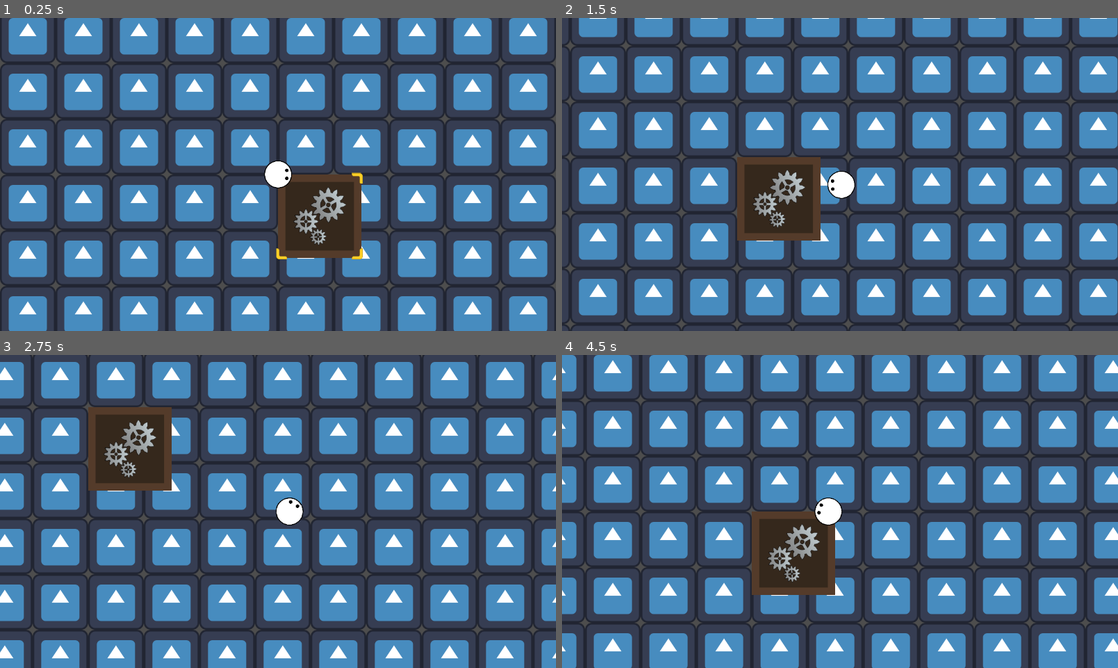
Above: before the commit, frames 1-4 (two rows, left to right).
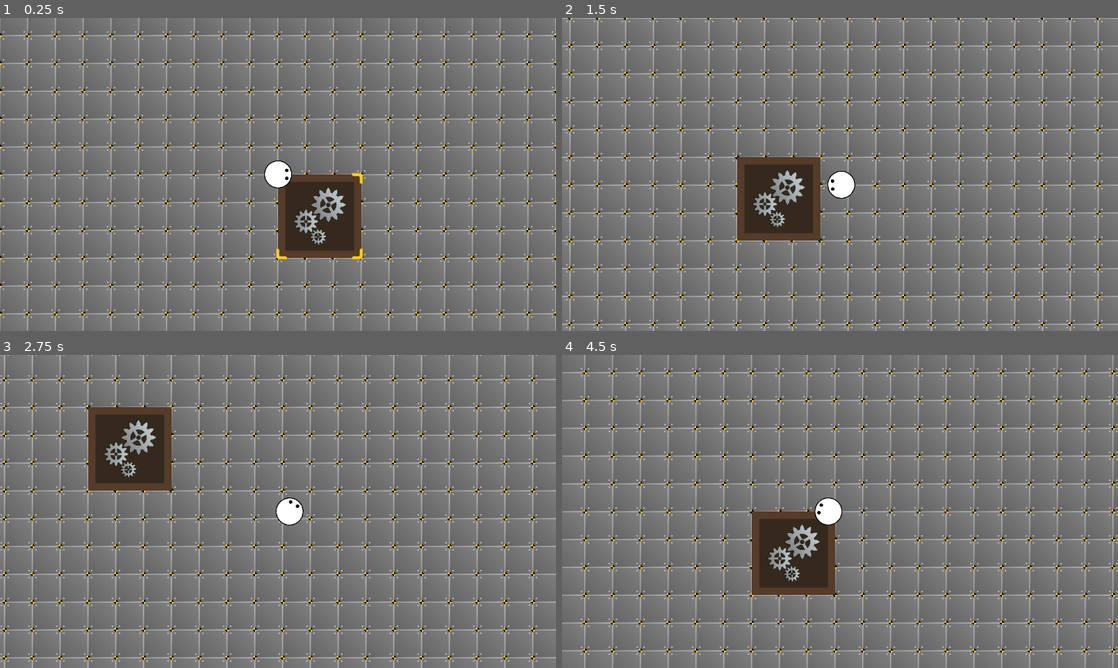
Above: after the commit, the same moments.

Repository: TrueSunGaming/industrial-revolution-proto-3
Game: Godot game, scene res://scenes/main/Main.tscn
Same seed, same stepped clock (60 frames per second), same inputs: the game is played once before the commit and once after it. The engine's default icon, where the game draws it, is replaced by a stand-in: a white triangle on a blue panel in a dark square.
Inputs (mouse positions are in pixels of both pictures, inside the frame that each line leads up to):
- Up to frame 1 (0.25 s): no input
- Up to frame 2 (1.5 s): tap Enter at 0.5 s; move the mouse to (962, 158) at 0.52 s; hold D (move_right) 0.53-1.28 s; move the mouse to (728, 190) at 1.27 s; hold S (move_down) from 1.28 s (still down)
- Up to frame 3 (2.75 s): move the mouse to (333, 442) at 2.02 s; release S (move_down) at 2.03 s; hold D (move_right) from 2.03 s (still down)
- Up to frame 4 (4.5 s): move the mouse to (812, 574) at 2.77 s; release D (move_right) at 2.78 s; hold W (move_up) 2.78-3.53 s; move the mouse to (1006, 558) at 3.52 s; hold A (move_left) from 3.53 s (still down); move the mouse to (673, 464) at 4.27 s

The runs differ from the first frame. In frame 1, 96% of the frame differs, in the area x 0-100%, y 0-100%; in frame 2, 96%; in frame 3, 96%; in frame 4, 96%.

Commit message:
feat: add factory floor texture

Diff:
--- a/scenes/environment/factory/Factory.tscn
+++ b/scenes/environment/factory/Factory.tscn
@@ -4,7 +4,7 @@
 [ext_resource type="TileSet" uid="uid://vmcuko3hbw3y" path="res://scenes/environment/factory/tiles/tileset.tres" id="1_y8wbq"]
 [ext_resource type="Script" uid="uid://caa37c2ydxkob" path="res://scripts/tiles/LargeTileMap.gd" id="2_66b7p"]
 [ext_resource type="Script" uid="uid://co0ur7wkw7tt1" path="res://scripts/effects/TiledBackground.gd" id="2_242ce"]
-[ext_resource type="Texture2D" uid="uid://dhjx1xpthhulq" path="res://icon.svg" id="3_iqf15"]
+[ext_resource type="Texture2D" uid="uid://cudg5hxs6gg0t" path="res://scenes/environment/factory/metal_tile.svg" id="3_iqf15"]
 [ext_resource type="PackedScene" uid="uid://dlciscixwpo2n" path="res://scenes/hover-indicator/HoverIndicator.tscn" id="4_2myly"]
 
 [node name="Factory" type="Node2D"]
--- /dev/null
+++ b/scenes/environment/factory/metal_tile.svg
@@ -0,0 +1,144 @@
+<?xml version="1.0" encoding="UTF-8" standalone="no"?>
+<!-- Created with Inkscape (http://www.inkscape.org/) -->
+
+<svg
+   width="64"
+   height="64"
+   viewBox="0 0 16.933333 16.933333"
+   version="1.1"
+   id="svg1"
+   sodipodi:docname="metal_tile.svg"
+   inkscape:version="1.3.2 (091e20e, 2023-11-25, custom)"
+   xmlns:inkscape="http://www.inkscape.org/namespaces/inkscape"
+   xmlns:sodipodi="http://sodipodi.sourceforge.net/DTD/sodipodi-0.dtd"
+   xmlns:xlink="http://www.w3.org/1999/xlink"
+   xmlns="http://www.w3.org/2000/svg"
+   xmlns:svg="http://www.w3.org/2000/svg">
+  <sodipodi:namedview
+     id="namedview1"
+     pagecolor="#505050"
+     bordercolor="#ffffff"
+     borderopacity="1"
+     inkscape:showpageshadow="0"
+     inkscape:pageopacity="0"
+     inkscape:pagecheckerboard="1"
+     inkscape:deskcolor="#505050"
+     inkscape:document-units="px"
+     inkscape:zoom="5.6088103"
+     inkscape:cx="25.584748"
+     inkscape:cy="9.8951465"
+     inkscape:window-width="1920"
+     inkscape:window-height="1001"
+     inkscape:window-x="2391"
+     inkscape:window-y="-9"
+     inkscape:window-maximized="1"
+     inkscape:current-layer="layer1" />
+  <defs
+     id="defs1">
+    <linearGradient
+       id="linearGradient7"
+       inkscape:collect="always">
+      <stop
+         style="stop-color:#656565;stop-opacity:1;"
+         offset="0"
+         id="stop7" />
+      <stop
+         style="stop-color:#808080;stop-opacity:1;"
+         offset="1"
+         id="stop8" />
+    </linearGradient>
+    <linearGradient
+       id="linearGradient5"
+       inkscape:collect="always">
+      <stop
+         style="stop-color:#737373;stop-opacity:1;"
+         offset="0"
+         id="stop5" />
+      <stop
+         style="stop-color:#bfbfbf;stop-opacity:1;"
+         offset="1"
+         id="stop6" />
+    </linearGradient>
+    <linearGradient
+       inkscape:collect="always"
+       xlink:href="#linearGradient5"
+       id="linearGradient6"
+       x1="0.10006891"
+       y1="16.839075"
+       x2="16.933332"
+       y2="0.060900819"
+       gradientUnits="userSpaceOnUse" />
+    <linearGradient
+       inkscape:collect="always"
+       xlink:href="#linearGradient7"
+       id="linearGradient8"
+       x1="0.56124485"
+       y1="16.404167"
+       x2="16.387489"
+       y2="0.57792228"
+       gradientUnits="userSpaceOnUse" />
+  </defs>
+  <g
+     inkscape:label="Layer 1"
+     inkscape:groupmode="layer"
+     id="layer1">
+    <rect
+       style="fill:url(#linearGradient6);stroke-width:0.52916666;fill-opacity:1;stroke-dasharray:none;stroke:none;stroke-opacity:1"
+       id="rect1"
+       width="16.933332"
+       height="16.933332"
+       x="2.7838135e-07"
+       y="2.7838135e-07" />
+    <rect
+       style="fill:url(#linearGradient8);fill-opacity:1;stroke:none;stroke-width:0.496094;stroke-dasharray:none;stroke-opacity:1"
+       id="rect2"
+       width="15.875"
+       height="15.875"
+       x="0.52916652"
+       y="0.52916652" />
+    <rect
+       style="fill:#b2b2b2;fill-opacity:1;stroke:none;stroke-width:0.0330729;stroke-dasharray:none;stroke-opacity:1"
+       id="rect1-8"
+       width="1.0583333"
+       height="1.0583333"
+       x="1.5875"
+       y="1.5875" />
+    <rect
+       style="fill:#b2b2b2;fill-opacity:1;stroke:none;stroke-width:0.0330729;stroke-dasharray:none;stroke-opacity:1"
+       id="rect3"
+       width="1.0583333"
+       height="1.0583333"
+       x="14.287499"
+       y="1.5875" />
+    <rect
+       style="fill:#b2b2b2;fill-opacity:1;stroke:none;stroke-width:0.0330729;stroke-dasharray:none;stroke-opacity:1"
+       id="rect4"
+       width="1.0583333"
+       height="1.0583333"
+       x="14.287499"
+       y="14.287499" />
+    <rect
+       style="fill:#b2b2b2;fill-opacity:1;stroke:none;stroke-width:0.0330729;stroke-dasharray:none;stroke-opacity:1"
+       id="rect5"
+       width="1.0583333"
+       height="1.0583333"
+       x="1.5875"
+       y="14.287499" />
+    <path
+       style="fill:#ffc333;fill-opacity:1;stroke:none;stroke-width:0.636915;stroke-dasharray:none;stroke-opacity:1"
+       d="M 1.5875,-1.625e-8 H -1.625e-8 V 1.5875 Z"
+       id="path8" />
+    <path
+       style="fill:#000000;fill-opacity:1;stroke:none;stroke-width:0.636915;stroke-dasharray:none;stroke-opacity:1"
+       d="m 15.345833,0 h 1.5875 v 1.5875 z"
+       id="path9" />
+    <path
+       style="fill:#000000;fill-opacity:1;stroke:none;stroke-width:0.636915;stroke-dasharray:none;stroke-opacity:1"
+       d="M 1.5875,16.933333 H -1.625e-8 v -1.5875 z"
+       id="path10" />
+    <path
+       style="fill:#ffc333;fill-opacity:1;stroke:none;stroke-width:0.636915;stroke-dasharray:none;stroke-opacity:1"
+       d="m 15.345833,16.933333 h 1.5875 v -1.5875 z"
+       id="path11" />
+  </g>
+</svg>
Not shown, added: scenes/environment/factory/metal_tile.svg.import
